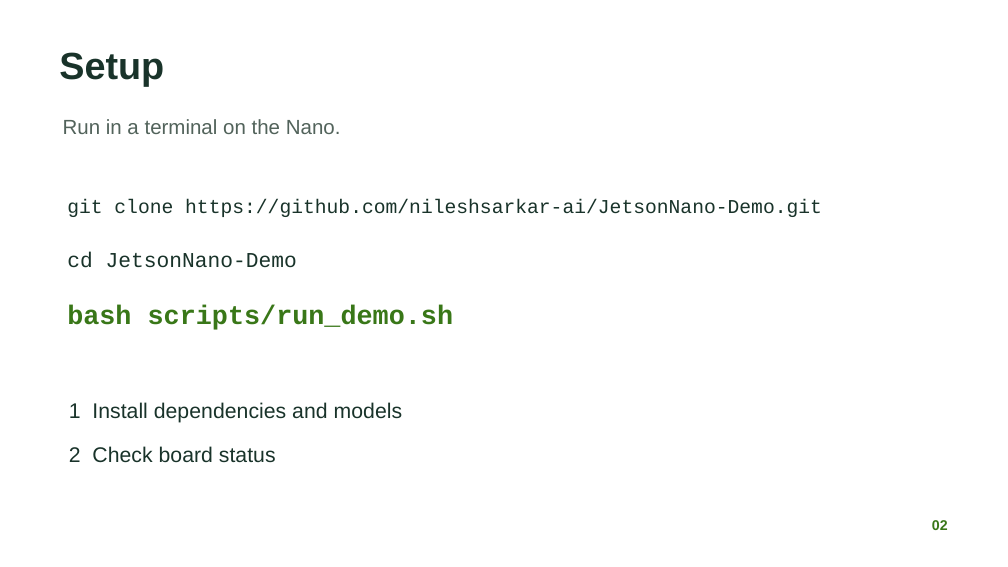
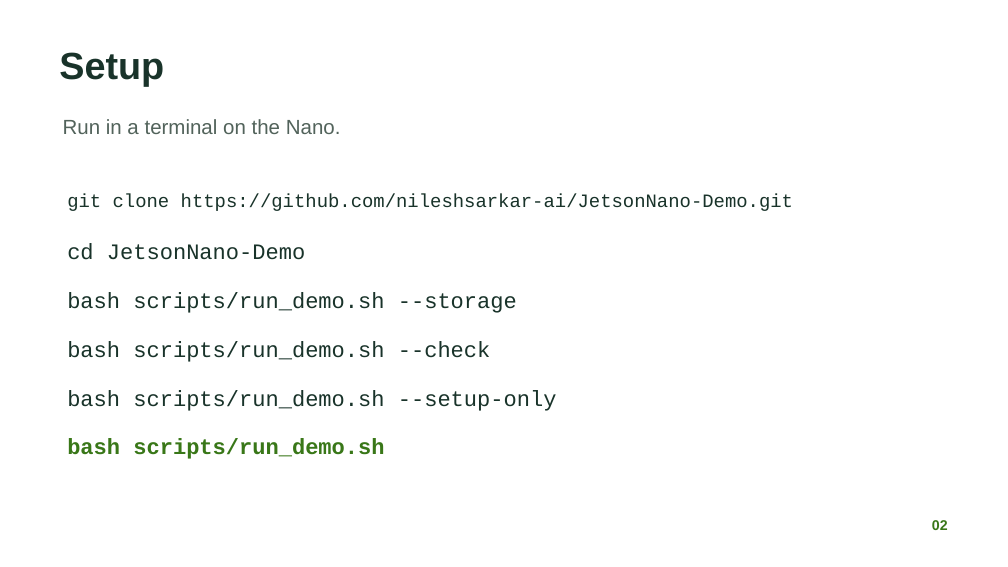
Before and after one commit to nileshsarkar-ai/JetsonNano-Demo, a slide deck: slide 2 of docs/Jetson_Nano_Local_AI_Experiments.pptx. Drawn at 1008x567 pixels with LibreOffice and Linux fonts; fonts in the diff are those of the drawing. Boxes give left, top, right and bottom in pixels: in the first picture for what was removed or moved away, otherwise in the second. Text is boxed around its words. In the diff, an @@ line names an element or a change of style, - is before the commit and + after.

Commit message:
Align presentation with three demos and add terminal slideshow launcher

```diff
--- a/docs/Jetson_Nano_Local_AI_Experiments.pptx
+++ b/docs/Jetson_Nano_Local_AI_Experiments.pptx
@@ text "git clone https://github.com/nileshsarkar-ai/JetsonNano-Demo ..." at (67,194,793,211): size 18.8 to 18 pt @@
@@ text "cd JetsonNano-Demo": place and size @@
-text "cd JetsonNano-Demo" at (67,252,297,268)
+text "cd JetsonNano-Demo" at (67,243,305,260)
@@ text "cd JetsonNano-Demo" at (67,243,305,260): size 20.2 to 21 pt @@
@@ text at (67,292,517,313): text changed; size 25.5 to 21 pt; text colour #397718 to #19332A; bold off @@
-bash scripts/run_demo.sh
+bash scripts/run_demo.sh --storage
@@ text added at (67,341,491,362), 21 pt, text #19332A @@
+bash scripts/run_demo.sh --check
@@ text added at (67,390,557,411), 21 pt, text #19332A @@
+bash scripts/run_demo.sh --setup-only
@@ text removed at (69,402,403,423) @@
-1 Install dependencies and models
@@ text added at (67,439,384,459), 21 pt, text #397718, bold @@
+bash scripts/run_demo.sh
@@ text removed at (69,446,276,463) @@
-2 Check board status
```
Also in this commit, not shown: 1 other slide changed, 5 slides added, 8 slides removed, 7 other files.
